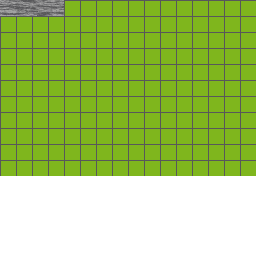
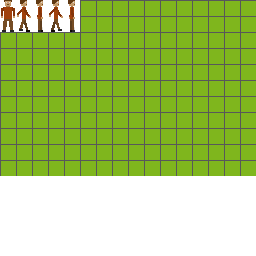
Before/after of a 256×256 layered artwork. What changed in the layer stack:
added group "4" with 4 layers above "3" over 68, 0, 75, 32
added layer "front arm" (1st of 4, in "4") in group "4" over 71, 8, 75, 19
added layer "body" (1st of 4, in "4") in group "4" over 68, 0, 75, 21
added layer "legs" (1st of 4, in "4") in group "4" over 70, 20, 75, 32
added layer "back arm" (1st of 4, in "4") in group "4" over 69, 8, 72, 19
added group "3" with 4 layers above "2" over 49, 0, 63, 32
added layer "front arm" (2nd of 4, in "3") in group "3" over 49, 8, 57, 17
added layer "body" (2nd of 4, in "3") in group "3" over 52, 0, 59, 21
added layer "back arm" (2nd of 4, in "3") in group "3" over 55, 8, 63, 18
added layer "legs" (2nd of 4, in "3") in group "3" over 51, 21, 62, 32
added group "2" with 4 layers above "1" over 36, 0, 43, 32
added layer "front arm" (3rd of 4, in "2") in group "2" over 39, 8, 43, 19
added layer "body" (3rd of 4, in "2") in group "2" over 36, 0, 43, 21
added layer "legs" (3rd of 4, in "2") in group "2" over 38, 20, 43, 32
added layer "back arm" (3rd of 4, in "2") in group "2" over 37, 8, 40, 19
added group "1" with 4 layers above "Ebene 4" over 17, 0, 31, 32
added layer "front arm" (4th of 4, in "1") in group "1" over 23, 8, 31, 18
added layer "back arm" (4th of 4, in "1") in group "1" over 17, 9, 22, 17
added layer "legs" (4th of 4, in "1") in group "1" over 19, 20, 30, 32
added layer "body" (4th of 4, in "1") in group "1" over 20, 0, 27, 21
renamed "Ebene 2" to "Ebene 4", painted on it over 0, 0, 64, 32
painted on "Ebene 1 Kopie" over 0, 0, 80, 32
